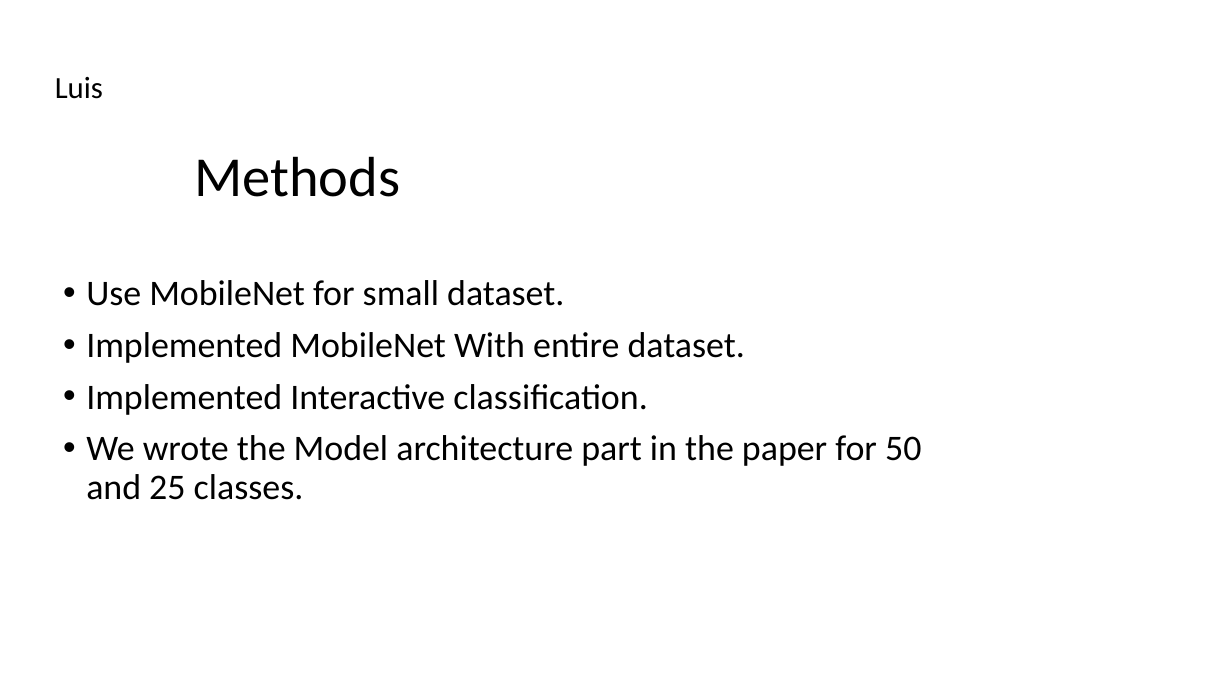
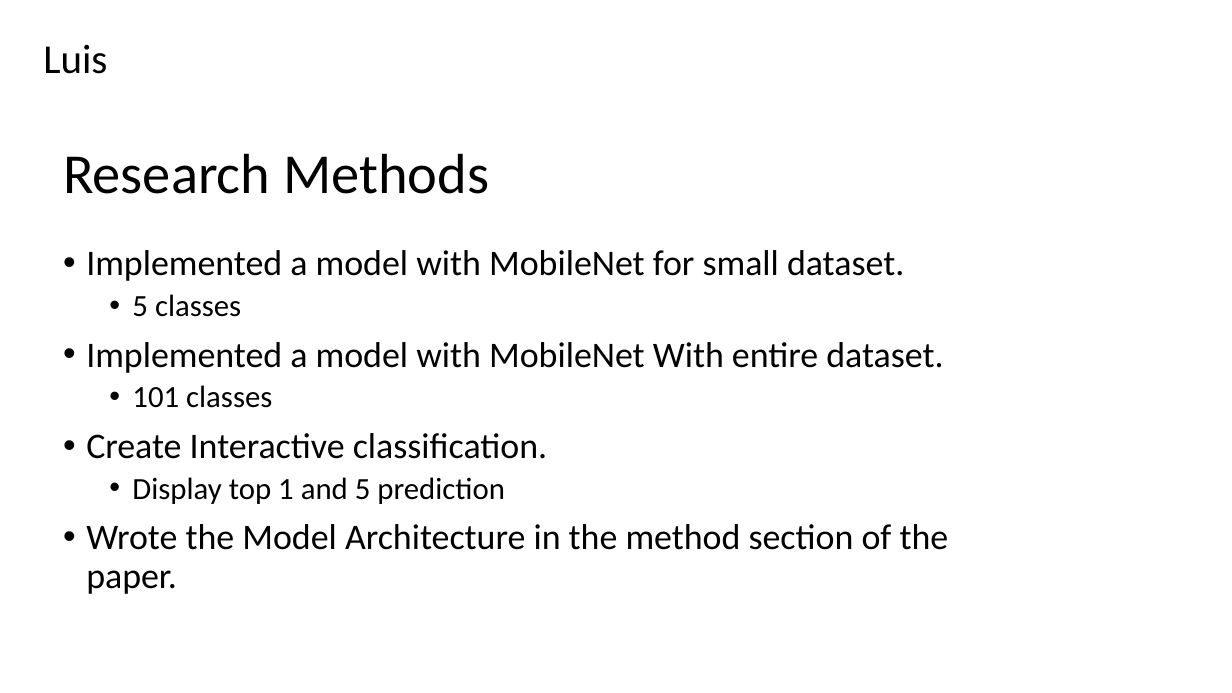
Before and after one commit to Hennakhan/S20-team8-project, a slide deck: slide 10 of Project_Presentation.pptx (slide 8 before the commit). Drawn at 1232x693 pixels with LibreOffice and Linux fonts; fonts in the diff are those of the drawing; background and template pictures are left out. Boxes give left, top, right and bottom in pixels: in the first picture for what was removed or moved away, otherwise in the second. Text is boxed around its words. In the diff, an @@ line names an element or a change of style, - is before the commit and + after.

```diff
--- a/Project_Presentation.pptx
+++ b/Project_Presentation.pptx
@@ text "Luis": place and size @@
-text "Luis" at (55, 77, 103, 99)
+text "Luis" at (43, 44, 107, 74)
@@ text "Luis" at (43, 44, 107, 74): size 24 to 32 pt @@
@@ title at (63, 153, 489, 194): text changed @@
-Methods
+Research Methods
@@ text at (86, 250, 949, 594): text changed @@
-• Use MobileNet for small dataset.
-• Implemented MobileNet With entire dataset.
-• Implemented Interactive classification.
-• We wrote the Model architecture part in the paper for 50 and 25 classes.
+• Implemented a model with MobileNet for small dataset.
+  • 5 classes
+• Implemented a model with MobileNet With entire dataset.
+  • 101 classes
+• Create Interactive classification.
+  • Display top 1 and 5 prediction
+• Wrote the Model Architecture in the method section of the paper.
```
Also in this commit, not shown: 9 other slides changed, 5 slides added, 3 slides removed, 1 other file.
